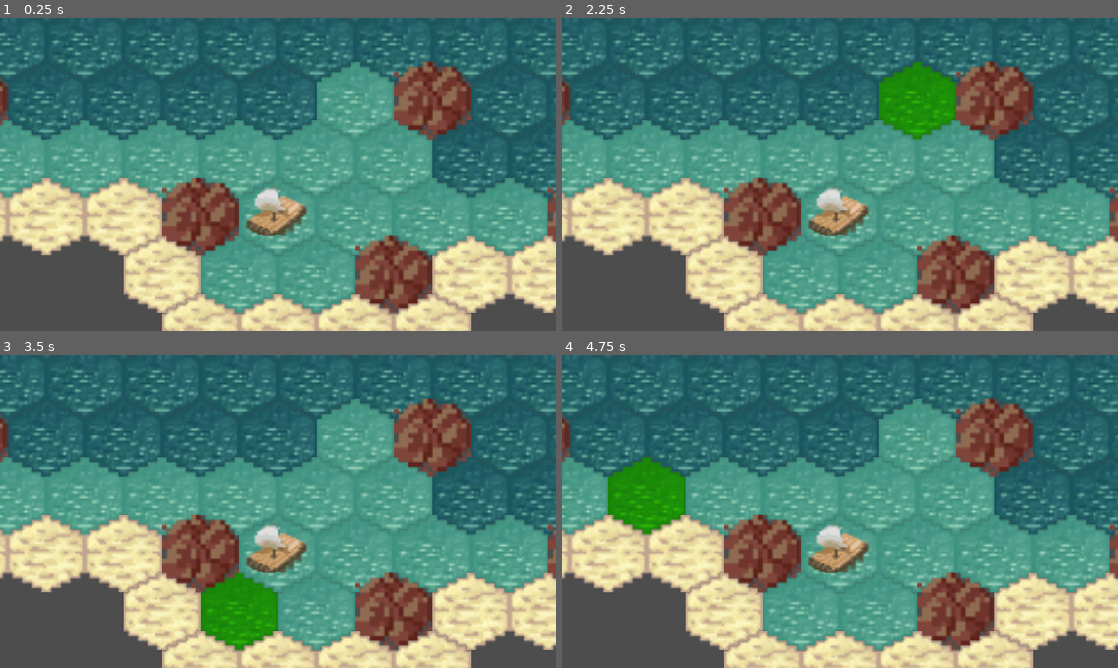
Above: before the commit, frames 1-4 (two rows, left to right).
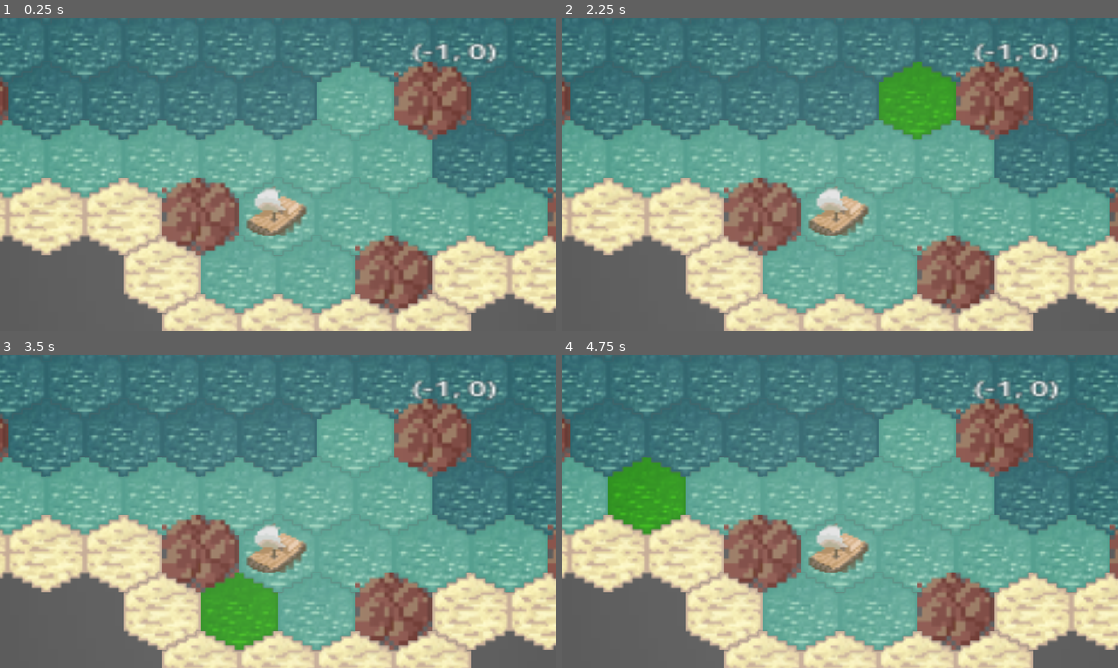
Above: after the commit, the same moments.

Repository: dabantoibarguen/Mullu-PGJ2026
Game: Godot game, scene res://navegacion/navegacion.tscn
Same seed, same stepped clock (60 frames per second), same inputs: the game is played once before the commit and once after it.
Inputs (mouse positions are in pixels of both pictures, inside the frame that each line leads up to):
- Up to frame 1 (0.25 s): no input
- Up to frame 2 (2.25 s): tap Enter at 0.5, 2 s; move the mouse to (962, 158) at 0.52 s; tap Space at 1.25 s; move the mouse to (728, 190) at 1.27 s; move the mouse to (895, 105) at 2.02 s
- Up to frame 3 (3.5 s): tap Space at 2.75 s; move the mouse to (250, 574) at 2.77 s
- Up to frame 4 (4.75 s): tap Enter at 3.5 s; move the mouse to (1006, 558) at 3.52 s; tap Space at 4.25 s; move the mouse to (673, 464) at 4.27 s

The runs differ from the first frame. In frame 1, 37% of the frame differs, in the area x 13-90%, y 0-95%; in frame 2, 39%; in frame 3, 37%; in frame 4, 39%, in the area x 8-90%, y 0-95%.

Commit message:
Discarded bad fog of war

Diff:
--- a/navegacion/barco/barco.gd
+++ b/navegacion/barco/barco.gd
@@ -3,9 +3,11 @@
 @onready var target = global_position
 @onready var oceanMap = %OceanMap
 @onready var label = $Label
+@onready var vision = %Vision
+
 var speed = 75
 var cur_coords
-var vision = 2
+var vision_range = 2
 
 
 # Called when the node enters the scene tree for the first time.
--- a/navegacion/barco/barco.tscn
+++ b/navegacion/barco/barco.tscn
@@ -5,6 +5,21 @@
 
 [sub_resource type="RectangleShape2D" id="RectangleShape2D_nlynv"]
 size = Vector2(7, 4.5)
+
+[sub_resource type="LabelSettings" id="LabelSettings_0j4b5"]
+outline_size = 2
+outline_color = Color(0, 0, 0, 1)
+
+[sub_resource type="Gradient" id="Gradient_0j4b5"]
+colors = PackedColorArray(1, 1, 1, 0.16862746, 1, 1, 1, 0)
+
+[sub_resource type="GradientTexture2D" id="GradientTexture2D_0j4b5"]
+gradient = SubResource("Gradient_0j4b5")
+width = 128
+height = 128
+fill = 1
+fill_from = Vector2(0.5, 0.5)
+fill_to = Vector2(0.83913046, 0.14782609)
 
 [node name="barco" type="CharacterBody2D" unique_id=1547565363]
 scale = Vector2(2, 2)
@@ -25,8 +40,13 @@
 zoom = Vector2(5, 5)
 
 [node name="Label" type="Label" parent="." unique_id=74161993]
-offset_left = 37.5
-offset_top = -26.0
-offset_right = 58.5
-offset_bottom = -2.9999847
-scale = Vector2(0.35601008, 0.17426874)
+offset_left = 13.500001
+offset_top = -14.500002
+offset_right = 34.5
+offset_bottom = 8.500013
+scale = Vector2(0.2084855, 0.10875016)
+label_settings = SubResource("LabelSettings_0j4b5")
+
+[node name="Vision" type="Sprite2D" parent="." unique_id=1118201631]
+unique_name_in_owner = true
+texture = SubResource("GradientTexture2D_0j4b5")
--- /dev/null
+++ b/navegacion/control-navegacion.gd
@@ -0,0 +1 @@
+extends Node2D
--- /dev/null
+++ b/navegacion/fog.gdshader
@@ -0,0 +1,16 @@
+shader_type canvas_item;
+
+//void vertex() {
+	//// Called for every vertex the material is visible on.
+//}
+
+void fragment() {
+	vec4 t = texture(TEXTURE, UV);
+	t.a -= t.r;
+	COLOR = t;
+}
+
+//void light() {
+//	// Called for every pixel for every light affecting the CanvasItem.
+//	// Uncomment to replace the default light processing function with this one.
+//}
--- a/navegacion/navegacion.tscn
+++ b/navegacion/navegacion.tscn
@@ -1,8 +1,10 @@
 [gd_scene format=4 uid="uid://cdan5ldacbkr0"]
 
+[ext_resource type="Script" uid="uid://bvag0efhr0rjv" path="res://navegacion/control-navegacion.gd" id="1_pjk8q"]
 [ext_resource type="Texture2D" uid="uid://dullg25naqpyb" path="res://navegacion/assets/hex 1.png" id="1_sux3w"]
 [ext_resource type="Script" uid="uid://bqb2l88ll3l8n" path="res://navegacion/navegar.gd" id="2_sux3w"]
 [ext_resource type="PackedScene" uid="uid://1k5g23r5q1s" path="res://navegacion/barco/barco.tscn" id="3_sux3w"]
+[ext_resource type="Shader" uid="uid://nf87gflraaxm" path="res://navegacion/fog.gdshader" id="5_hs310"]
 
 [sub_resource type="TileSetAtlasSource" id="TileSetAtlasSource_pjk8q"]
 texture = ExtResource("1_sux3w")
@@ -32,7 +34,11 @@
 tile_size = Vector2i(32, 32)
 sources/0 = SubResource("TileSetAtlasSource_pjk8q")
 
+[sub_resource type="ShaderMaterial" id="ShaderMaterial_pjk8q"]
+shader = ExtResource("5_hs310")
+
 [node name="Navegacion" type="Node2D" unique_id=61363761]
+script = ExtResource("1_pjk8q")
 
 [node name="OceanMap" type="TileMapLayer" parent="." unique_id=257155743]
 unique_name_in_owner = true
@@ -45,3 +51,6 @@
 unique_name_in_owner = true
 position = Vector2(-16, 14)
 scale = Vector2(3.9726946, 4.7600613)
+
+[node name="Fog" type="Sprite2D" parent="." unique_id=995127318]
+material = SubResource("ShaderMaterial_pjk8q")
--- a/navegacion/navegar.gd
+++ b/navegacion/navegar.gd
@@ -1,9 +1,13 @@
 extends TileMapLayer
+
+@onready var boat = %barco
 
 var source_id = 0 # hard-coded. Keep up to date
 var hovered_cell = Vector2i(-1, -1)
 var unhovered_cell = Vector2i(-1, -1)
 var path_to_target = []
+
+var moving = false
 
 # Should replace with Data Layers later
 const invalid_tiles = {
@@ -16,6 +20,9 @@
 	pass
 
 func find_path(start, target: Vector2i) -> Array[Vector2i]:
+	if(moving):
+		return []
+	moving = true
 	var queue = [start]
 	var came_from = {start: null}
 	var i = 0
@@ -35,6 +42,7 @@
 			queue.append(next)
 
 	if not came_from.has(target):
+		#moving = false
 		return []
 
 	var path: Array[Vector2i] = []
@@ -53,12 +61,13 @@
 			var target_coords = local_to_map(get_global_mouse_position())
 			# Ensure clicked cell is valid
 			if get_cell_atlas_coords(target_coords) not in invalid_tiles:
-				var path = find_path(%barco.cur_coords, target_coords)
+				var path = find_path(boat.cur_coords, target_coords)
 				if(path != []):
 					for tile in path:
-						%barco.target = map_to_local(tile) # Center of the hex rather than top
+						boat.target = map_to_local(tile) # Center of the hex rather than top
 						await get_tree().create_timer(0.33).timeout # make this based on the time needed to move
-					%barco.cur_coords = target_coords
+					moving = false
+					boat.cur_coords = target_coords
 				#%barco.global_position = map_to_local(coords) + Vector2(0, 7)  # Teleportation, deprecated
 		else:
 			pass
@@ -66,10 +75,10 @@
 func _physics_process(delta: float) -> void:
 	hovered_cell = local_to_map(get_global_mouse_position())
 	var cell_atlas = get_cell_atlas_coords(hovered_cell)
-	if(cell_atlas not in invalid_tiles and hovered_cell != %barco.cur_coords):
+	if(cell_atlas not in invalid_tiles and hovered_cell != boat.cur_coords):
 		#print(get_cell_alternative_tile(hovered_cell))
 		set_cell(hovered_cell, 0, cell_atlas, 1)
 
-	if hovered_cell != unhovered_cell or hovered_cell == %barco.cur_coords:
+	if hovered_cell != unhovered_cell or hovered_cell == boat.cur_coords:
 		set_cell(unhovered_cell, 0, get_cell_atlas_coords(unhovered_cell), 0)
 	unhovered_cell = hovered_cell
Not shown, added: navegacion/control-navegacion.gd.uid
Not shown, added: navegacion/fog.gdshader.uid
